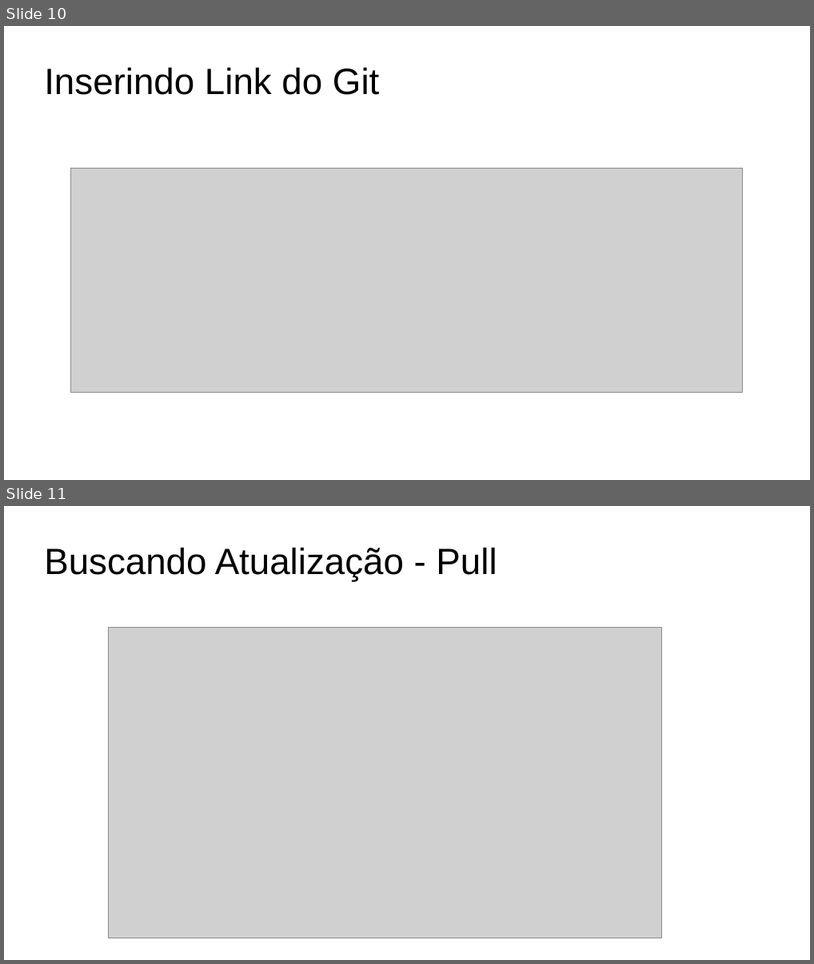
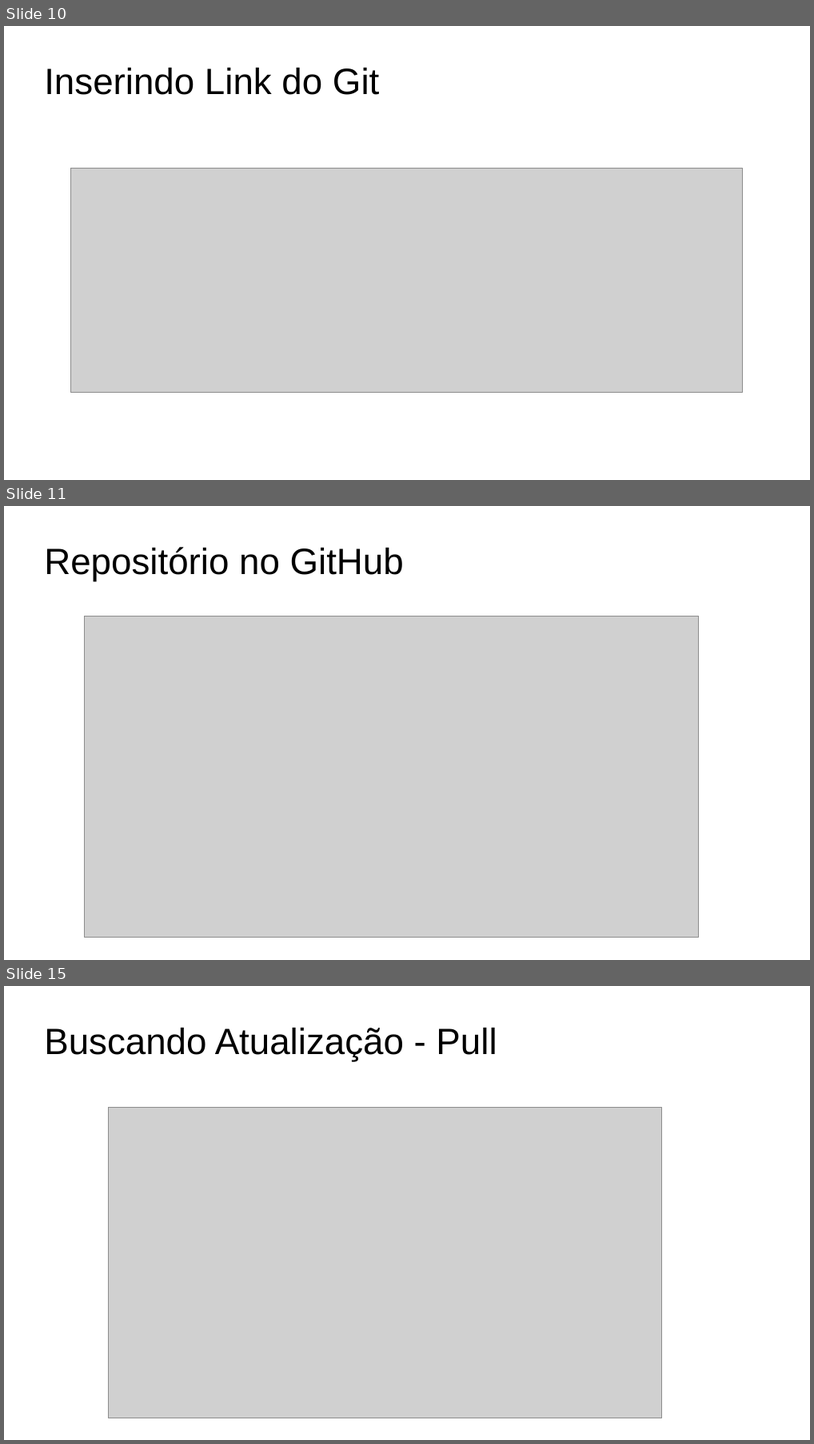
Before and after one commit to vinicius023/AprasentacaoGit, a slide deck: SlidesIntellijWindows.ppt. Shown one above the other, each under a label of ours: slides 10 and 11 before the commit, slides 10, 11 and 15 after it; the slides between them are not shown. The pictures are 814x964 and 814x1444 pixels, drawn with LibreOffice and Linux fonts; fonts in the diff are those of the drawing; grey boxes stand for pictures; background and template pictures are left out. Boxes give left, top, right and bottom in pixels: in the first picture for what was removed or moved away, otherwise in the second. Text is boxed around its words. In the diff, an @@ line names an element or a change of style, - is before the commit and + after.

```diff
--- a/SlidesIntellijWindows.ppt
+++ b/SlidesIntellijWindows.ppt
@@ slide 11 added at [4,506,810,960], background #FFFFFF @@
@@ title added at [44,547,404,581], 36 pt, text #000000 @@
+Repositório no GitHub
@@ picture added at [85,616,699,937] @@
@@ what was slide 11 is now slide 15 @@
```
Also in this commit, not shown: 1 slide changed, 4 other slides added, 1 slide removed, 2 other files.
